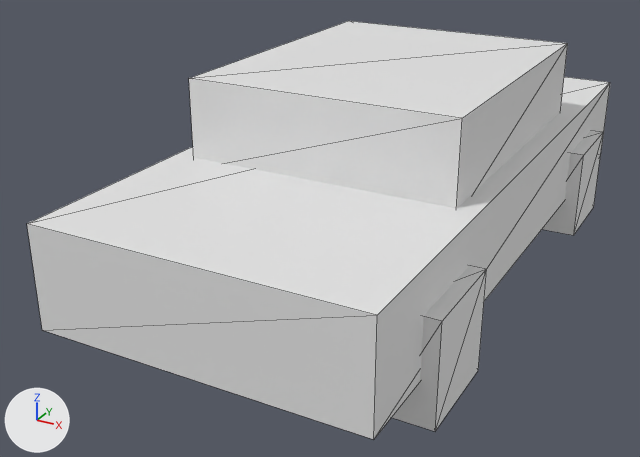
The glTF model dead-district/assets/models/veh_sedan.glb, before and after one commit.
One viewpoint serves both versions: a 50 mm camera at (2.24, -4.91, 2.58) aimed at (-0.28, -0.34, 0.29). The axes (+X, +Y, +Z) are drawn at lower left. The lights are the same throughout. The picture after the commit comes second. Mesh edges are drawn as thin lines. Vertices at exactly the same position are counted once.

Names of what the first picture shows: 'veh_sedan'.
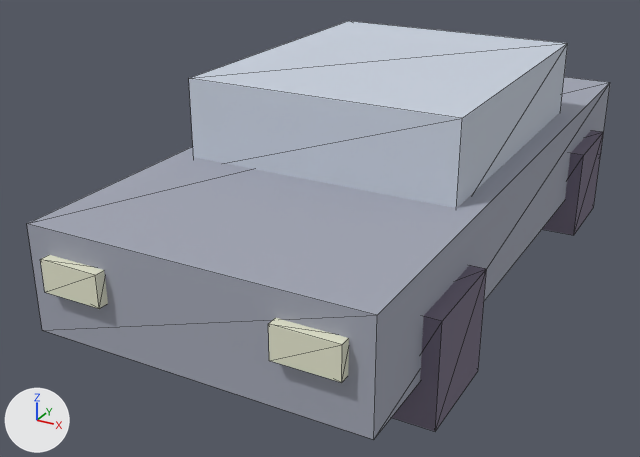
Boxes [x1, y1, x2, y2] around the edits, measured in the pictures (640 x 457 px):
part 1 of me_mesh_0, added: after [40, 255, 108, 309]
part 2 of me_mesh_0, added: after [268, 318, 349, 383]
part 3 of me_mesh_0, recoloured (white to grey): [27, 21, 610, 440] in both

Diff of the bpy script that builds the scene:
```diff
--- a/dead-district/assets/models/veh_sedan.glb.py
+++ b/dead-district/assets/models/veh_sedan.glb.py
@@ mat_material_0 @@
+mat_material_0 = bpy.data.materials.new('Material_0')
+mat_material_0.use_nodes = True; mat_material_0.node_tree.nodes.clear()
+_N = mat_material_0.node_tree.nodes; _L = mat_material_0.node_tree.links
+n0 = _N.new('ShaderNodeBsdfPrincipled'); n0.name = 'Principled BSDF'
+n0.inputs[2].default_value = 1.0  # 'Roughness'
+n1 = _N.new('ShaderNodeOutputMaterial'); n1.name = 'Material Output'
+n2 = _N.new('ShaderNodeVertexColor'); n2.name = 'Color Attribute'
+_L.new(n0.outputs[0], n1.inputs[0])  # 'BSDF' to 'Surface'
+_L.new(n2.outputs[0], n0.inputs[0])  # 'Color' to 'Base Color'
@@ me_mesh_0 @@
 # used by ob_veh_sedan; location = (0.0, 0.0, 0.0)
-me_mesh_0.from_pydata(...)  # 48 vertices, 72 faces; spans x -1.04..1.04, y -2.1..2.1, z 0.0..1.33
+me_mesh_0.from_pydata(...)  # 80 vertices, 120 faces; spans x -1.04..1.04, y -2.16..2.16, z 0.0..1.33
+# me_mesh_0 part 1: a new loose piece, a box spanning x -0.825..-0.475, y -2.16..-2.08, z 0.53..0.71, in mat_material_0
+# me_mesh_0 part 2: a new loose piece, a box spanning x 0.475..0.825, y -2.16..-2.08, z 0.53..0.71, in mat_material_0
+# me_mesh_0 part 3: 72 faces spanning x -1.04..1.04, y -2.1..2.1, z 0.0..1.33 switch from no material to mat_material_0
+# other edits to the shape of me_mesh_0 do not show in these pictures
```
